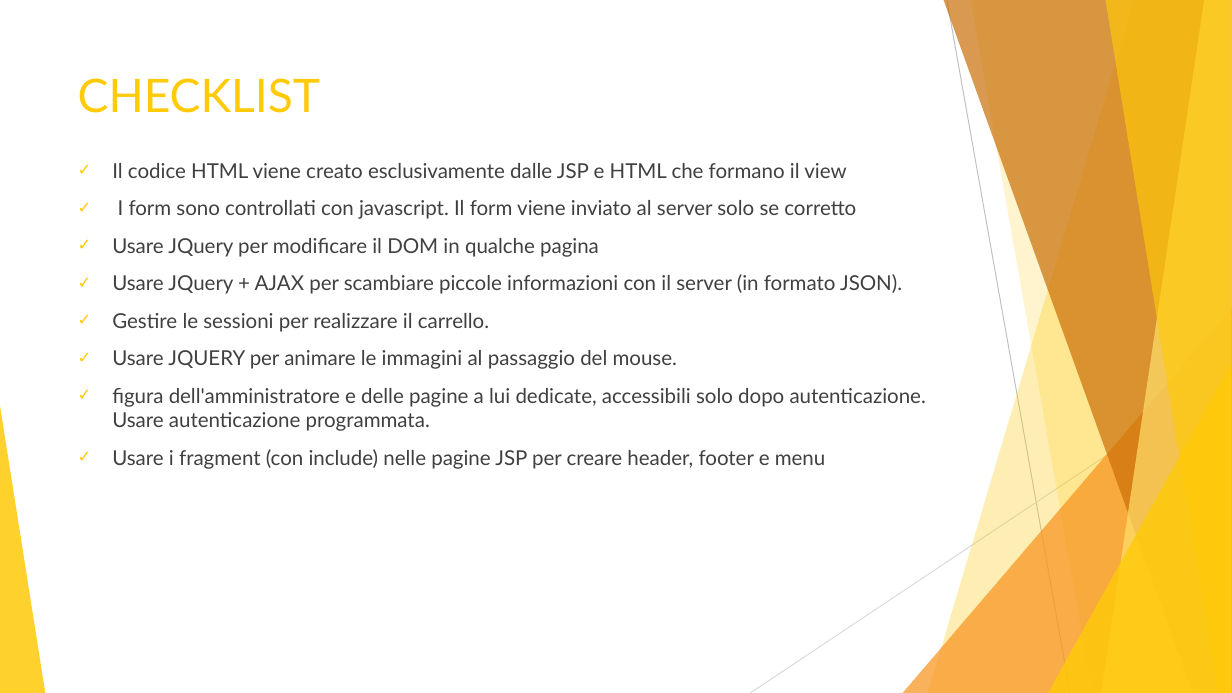
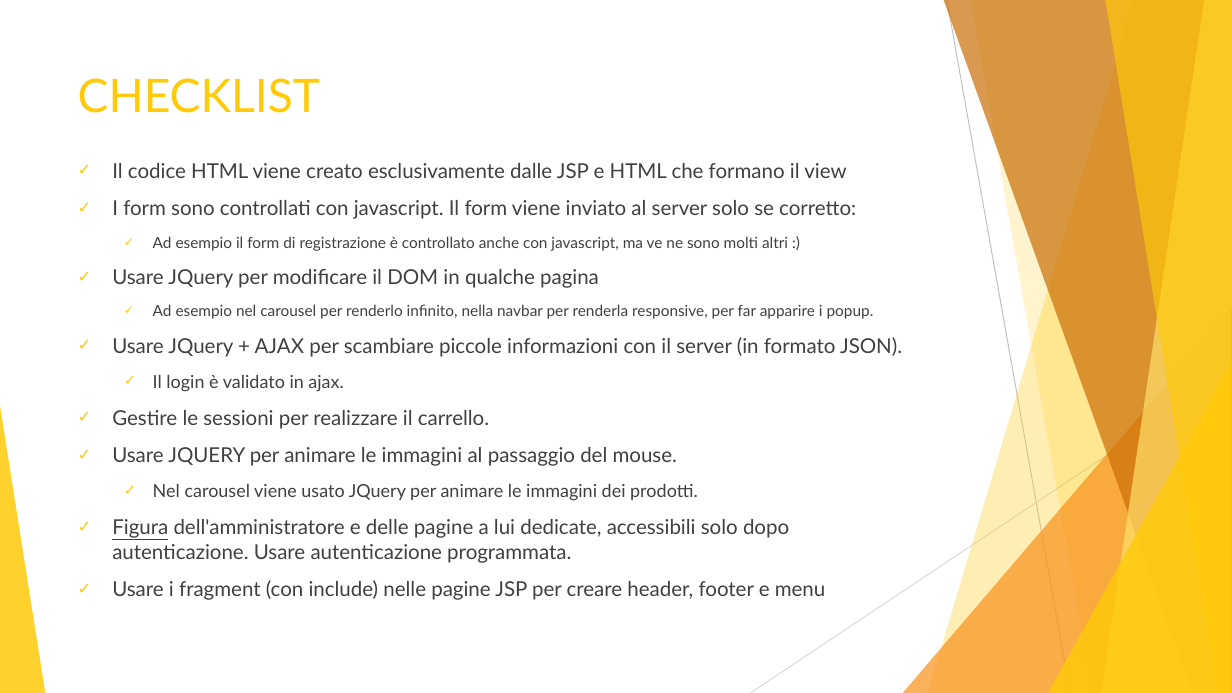
Before and after one commit to aymen94/visionario, a slide deck: slide 9 of documentation/it/Presentazione.pptx. Drawn at 1232x693 pixels with LibreOffice and Linux fonts; fonts in the diff are those of the drawing. Boxes give left, top, right and bottom in pixels: in the first picture for what was removed or moved away, otherwise in the second. Text is boxed around its words. In the diff, an @@ line names an element or a change of style, - is before the commit and + after.

Commit message:
Update presentation

```diff
--- a/documentation/it/Presentazione.pptx
+++ b/documentation/it/Presentazione.pptx
@@ text at [112, 200, 856, 251]: text changed; size 16 to 12 pt @@
-✓ I form sono controllati con javascript. Il form viene inviato al server solo se corretto
+✓ I form sono controllati con javascript. Il form viene inviato al server solo se corretto:
+  ✓ Ad esempio il form di registrazione è controllato anche con javascript, ma ve ne sono molti altri :)
@@ text at [153, 304, 874, 319]: paragraph added @@
+  ✓ Ad esempio nel carousel per renderlo infinito, nella navbar per renderla responsive, per far apparire i popup.
@@ text at [153, 374, 343, 392]: paragraph added @@
+  ✓ Il login è validato in ajax.
@@ text at [112, 483, 789, 563]: text changed @@
-✓ figura dell'amministratore e delle pagine a lui dedicate, accessibili solo dopo autenticazione. Usare autenticazione programmata.
+  ✓ Nel carousel viene usato JQuery per animare le immagini dei prodotti.
+✓ Figura dell'amministratore e delle pagine a lui dedicate, accessibili solo dopo autenticazione. Usare autenticazione programmata.
```
Also in this commit, not shown: 5 other slides changed.
